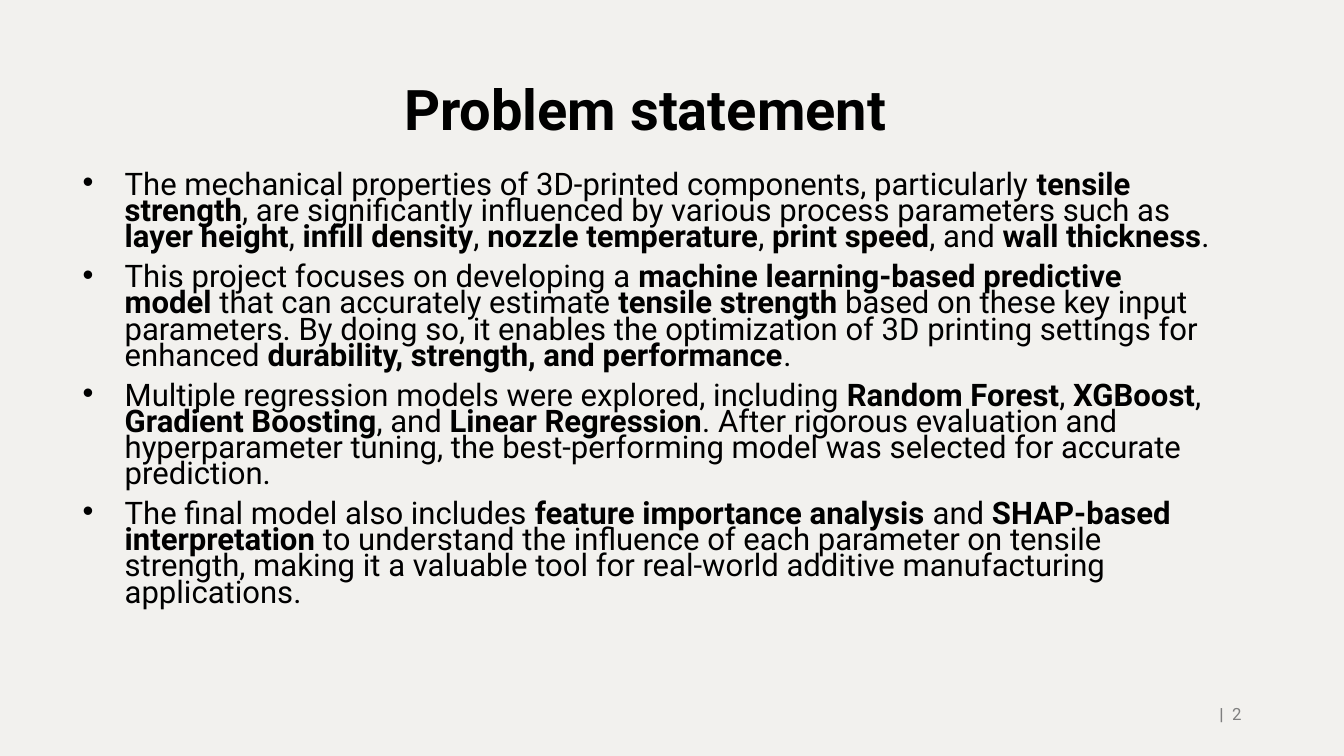
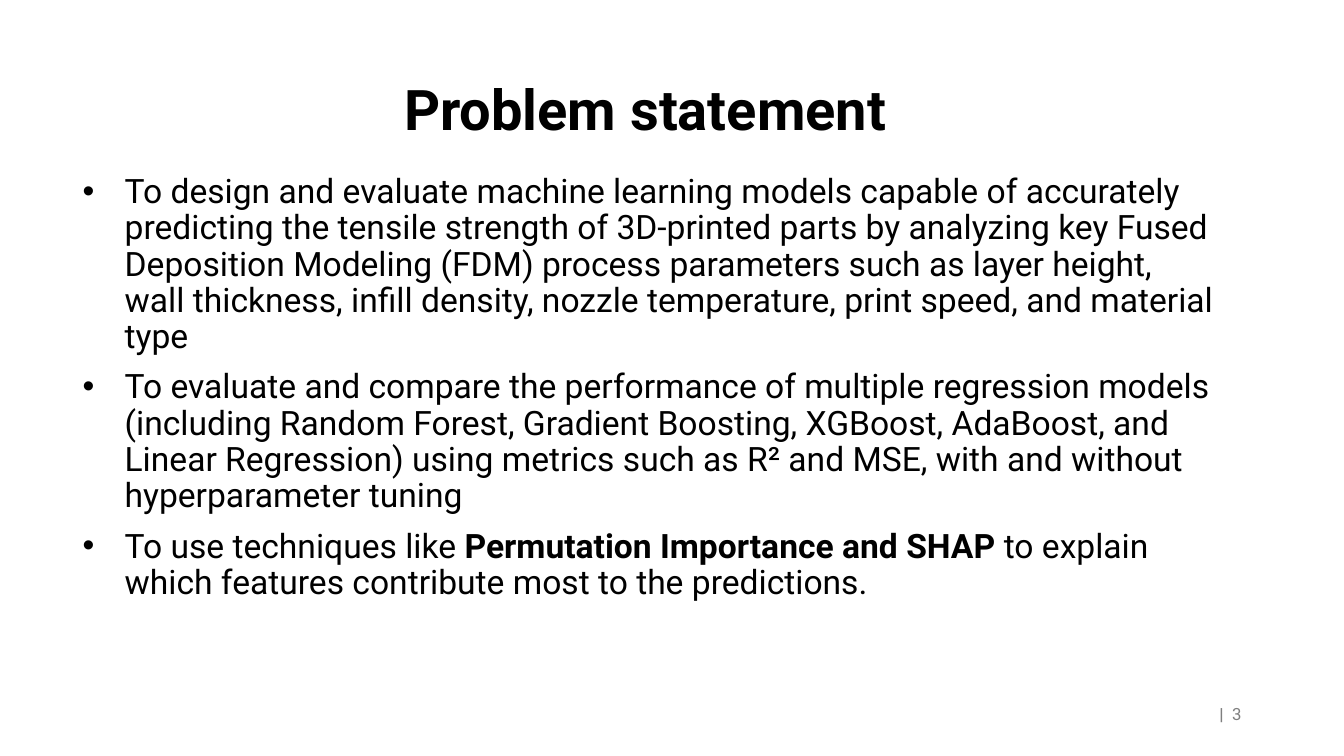
Before and after one commit to Rampal06/CSE-623-ML-Project, a slide deck: slide 3 of ML Project final updated.pptx (slide 2 before the commit). Drawn at 1344x756 pixels with LibreOffice and Linux fonts; fonts in the diff are those of the drawing; background and template pictures are left out. Boxes give left, top, right and bottom in pixels: in the first picture for what was removed or moved away, otherwise in the second. Text is boxed around its words. In the diff, an @@ line names an element or a change of style, - is before the commit and + after.

```diff
--- a/ML Project final updated.pptx
+++ b/ML Project final updated.pptx
@@ background #F2F1EE to picture (left out) @@
@@ text at [125, 177, 1212, 601]: text changed; size 22.2 to 24 pt @@
-• The mechanical properties of 3D-printed components, particularly tensile strength, are significantly influenced by various process parameters such as layer height, infill density, nozzle temperature, print speed, and wall thickness.
-• This project focuses on developing a machine learning-based predictive model that can accurately estimate tensile strength based on these key input parameters. By doing so, it enables the optimization of 3D printing settings for enhanced durability, strength, and performance.
-• Multiple regression models were explored, including Random Forest, XGBoost, Gradient Boosting, and Linear Regression. After rigorous evaluation and hyperparameter tuning, the best-performing model was selected for accurate prediction.
-• The final model also includes feature importance analysis and SHAP-based interpretation to understand the influence of each parameter on tensile strength, making it a valuable tool for real-world additive manufacturing applications.
+• To design and evaluate machine learning models capable of accurately predicting the tensile strength of 3D-printed parts by analyzing key Fused Deposition Modeling (FDM) process parameters such as layer height, wall thickness, infill density, nozzle temperature, print speed, and material type
+• To evaluate and compare the performance of multiple regression models (including Random Forest, Gradient Boosting, XGBoost, AdaBoost, and Linear Regression) using metrics such as R² and MSE, with and without hyperparameter tuning
+• To use techniques like Permutation Importance and SHAP to explain which features contribute most to the predictions.
@@ page number at [1232, 708, 1241, 720]: text changed @@
-| 2
+| 3
```
Also in this commit, not shown: 6 other slides changed, 10 slides added, 10 slides removed.
